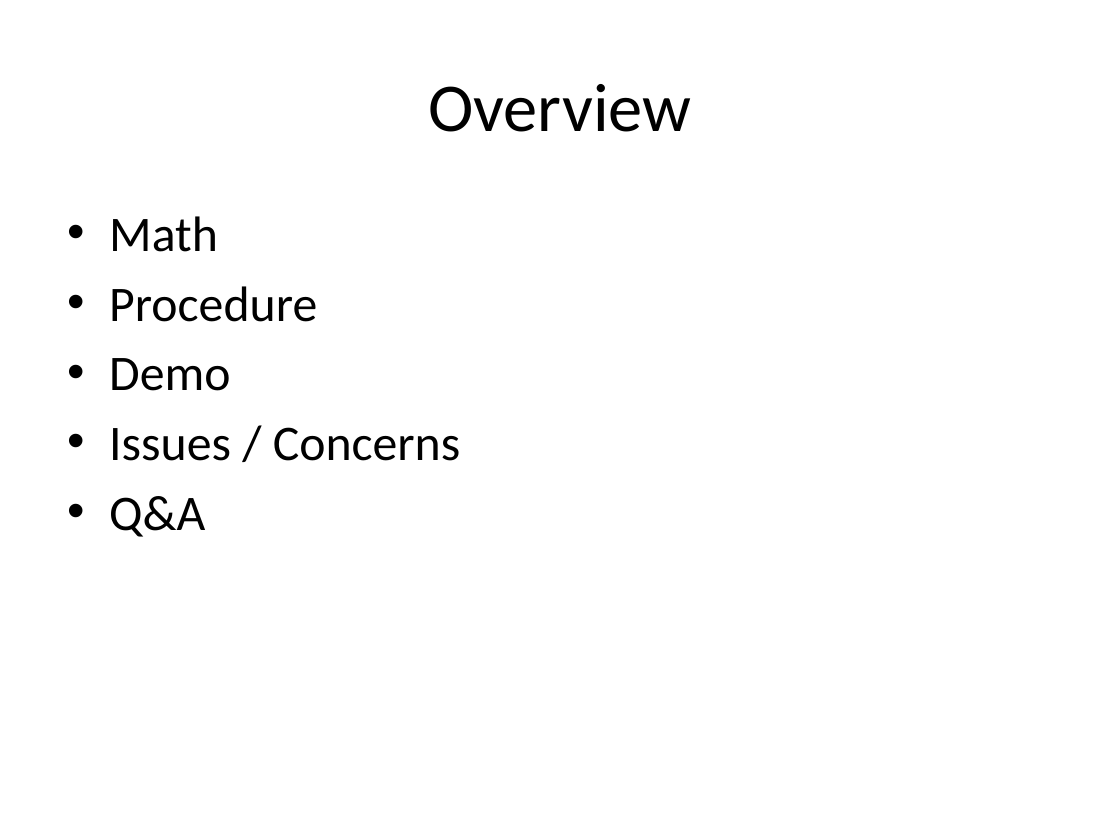
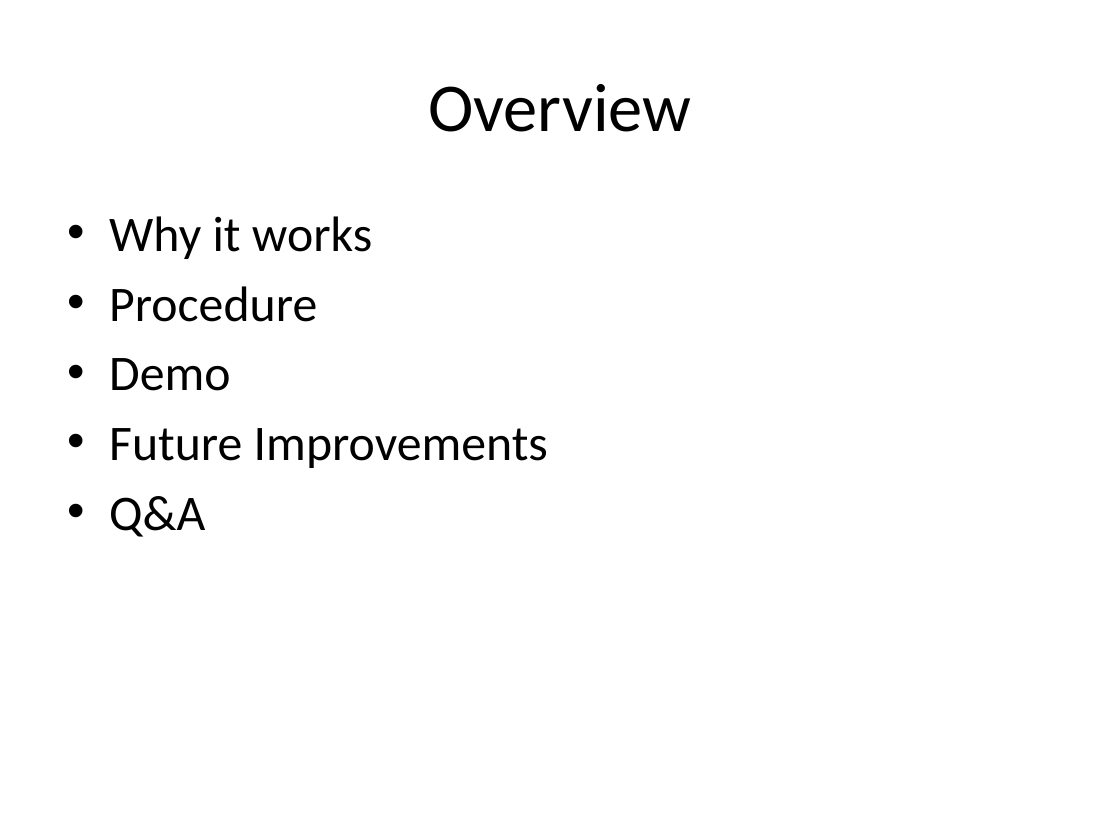
Before and after one commit to lhr0909/MonoCameraRecovery, a slide deck: slide 2 of paper_presentation/Monocamera Recovery.pptx. Drawn at 1120x840 pixels with LibreOffice and Linux fonts; fonts in the diff are those of the drawing. Boxes give left, top, right and bottom in pixels: in the first picture for what was removed or moved away, otherwise in the second. Text is boxed around its words. In the diff, an @@ line names an element or a change of style, - is before the commit and + after.

```diff
--- a/paper_presentation/Monocamera Recovery.pptx
+++ b/paper_presentation/Monocamera Recovery.pptx
@@ text at box(109, 216, 372, 259): text changed @@
-• Math
+• Why it works
@@ text at box(109, 428, 548, 468): text changed @@
-• Issues / Concerns
+• Future Improvements
```
Also in this commit, not shown: 8 other slides changed, 2 slides added, 2 slides removed, 2 other files.
